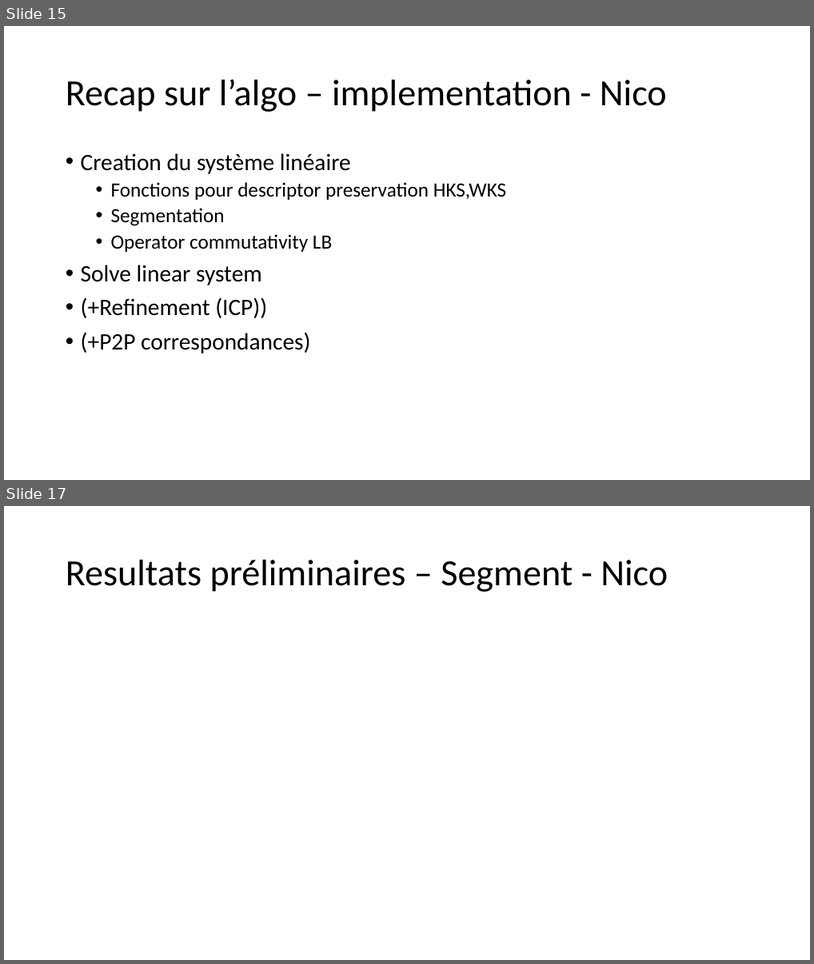
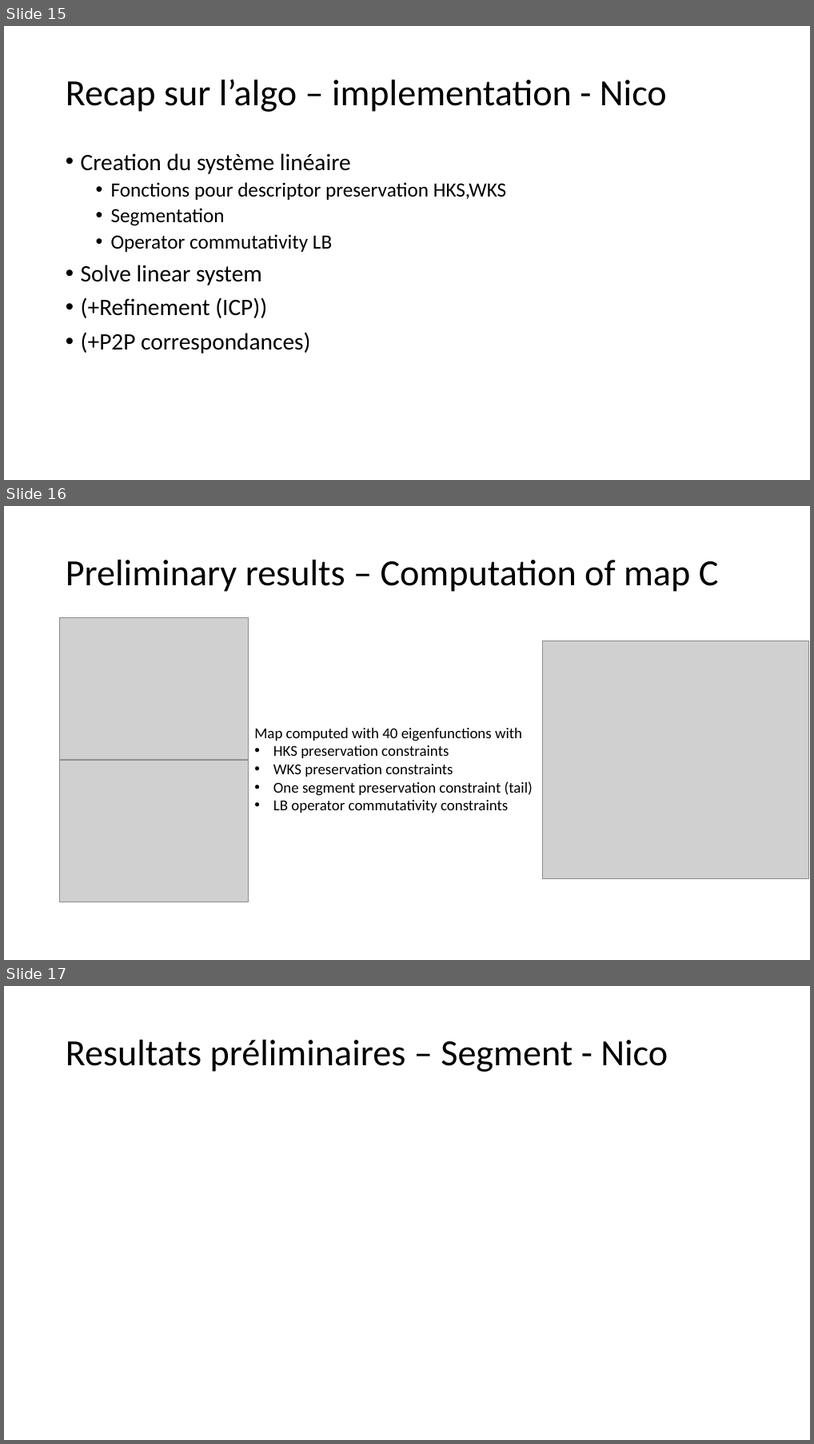
Before and after one commit to Al-th/MVA_Project_FunctionalMaps, a slide deck: Report/Presentation_slidesAlex.pptx. Shown one above the other, each under a label of ours: slides 15 and 17 before the commit, slides 15, 16 and 17 after it; the slides between them are not shown. The pictures are 814x964 and 814x1444 pixels, drawn with LibreOffice and Linux fonts; fonts in the diff are those of the drawing; grey boxes stand for pictures. Boxes give left, top, right and bottom in pixels: in the first picture for what was removed or moved away, otherwise in the second. Text is boxed around its words. In the diff, an @@ line names an element or a change of style, - is before the commit and + after.

Commit message:
Update slides and images

```diff
--- a/Report/Presentation_slidesAlex.pptx
+++ b/Report/Presentation_slidesAlex.pptx
@@ slide 16 added at (4, 506, 810, 960), background #FFFFFF @@
@@ title added at (66, 560, 719, 592), 44 pt, text #000000 @@
+Preliminary results – Computation of map C
@@ picture added at (60, 618, 249, 760) @@
@@ picture added at (542, 641, 810, 879) @@
@@ text added at (254, 728, 533, 812), 18 pt, text #000000 @@
+Map computed with 40 eigenfunctions with
+• HKS preservation constraints
+• WKS preservation constraints
+• One segment preservation constraint (tail)
+• LB operator commutativity constraints
@@ picture added at (60, 760, 249, 901) @@
```
Also in this commit, not shown: 1 slide changed, 1 slide removed, 6 other files.
